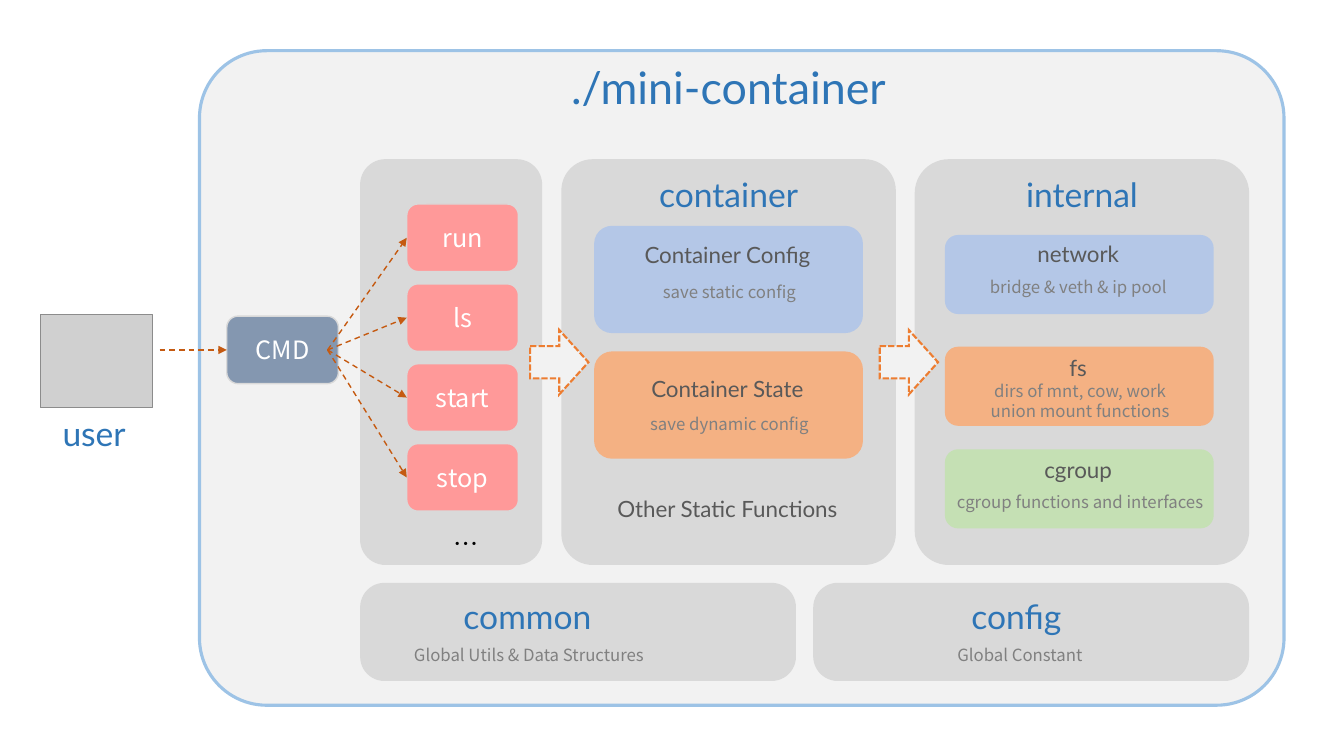
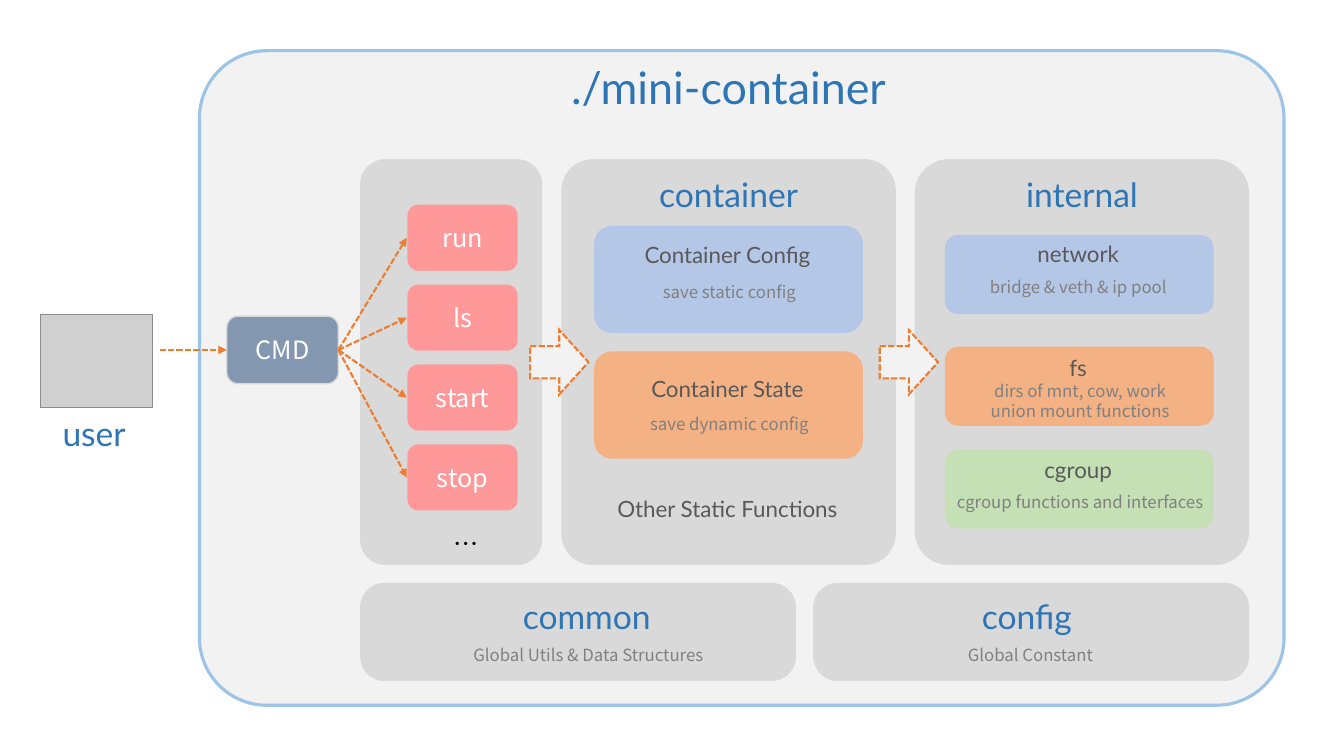
Before and after one commit to xiaolongliu98/mini-container, a slide deck: slide 1 of assets/structure.pptx. Drawn at 1344x756 pixels with LibreOffice and Linux fonts; fonts in the diff are those of the drawing; grey boxes stand for pictures. Boxes give left, top, right and bottom in pixels: in the first picture for what was removed or moved away, otherwise in the second. Text is boxed around its words. In the diff, an @@ line names an element or a change of style, - is before the commit and + after.

Commit message:
update readme & add structure img

```diff
--- a/assets/structure.pptx
+++ b/assets/structure.pptx
@@ arrow moved from (328, 350) - (407, 238) to (339, 350) - (407, 238) @@
@@ arrow (339, 350) - (407, 238): stroke #C55A11 1 pt dashed to #ED7D31 1.5 pt dashed @@
@@ arrow moved from (328, 350) - (407, 318) to (339, 350) - (407, 318) @@
@@ arrow (339, 350) - (407, 318): stroke #C55A11 1 pt dashed to #ED7D31 1.5 pt dashed @@
@@ arrow (159, 350) - (227, 350): stroke #C55A11 1 pt dashed to #ED7D31 1.5 pt dashed @@
@@ arrow moved from (328, 350) - (407, 478) to (339, 350) - (407, 478) @@
@@ arrow (339, 350) - (407, 478): stroke #C55A11 1 pt dashed to #ED7D31 1.5 pt dashed @@
@@ arrow moved from (328, 350) - (407, 397) to (339, 350) - (407, 397) @@
@@ arrow (339, 350) - (407, 397): stroke #C55A11 1 pt dashed to #ED7D31 1.5 pt dashed @@
@@ text "common": place and size @@
-text "common" at bbox=[463, 611, 591, 629]
+text "common" at bbox=[523, 611, 651, 629]
@@ text "config": place and size @@
-text "config" at bbox=[971, 604, 1061, 635]
+text "config" at bbox=[982, 604, 1072, 635]
@@ text "Global Utils & Data Structures": place and size @@
-text "Global Utils & Data Structures" at bbox=[414, 648, 644, 661]
+text "Global Utils & Data Structures" at bbox=[473, 648, 703, 661]
@@ text "Global Constant": place and size @@
-text "Global Constant" at bbox=[957, 648, 1083, 661]
+text "Global Constant" at bbox=[968, 648, 1093, 661]
```
Also in this commit, not shown: 2 other files.
